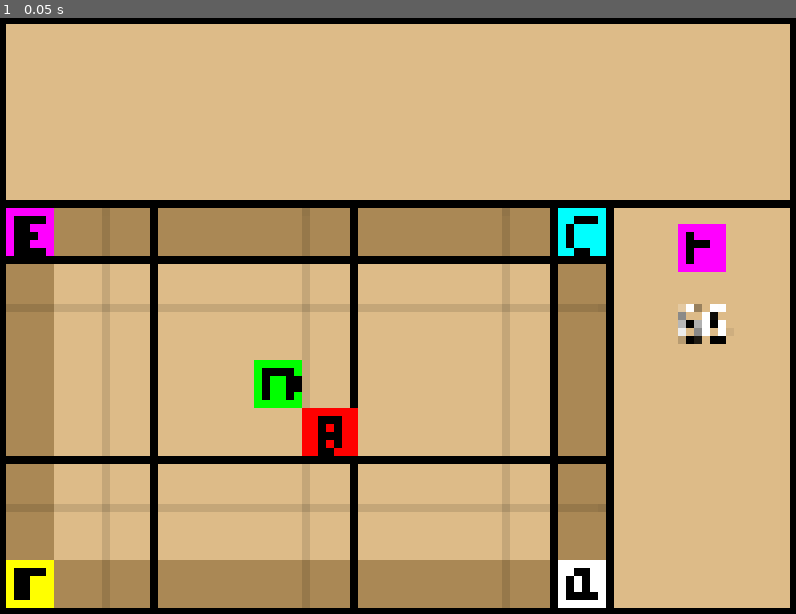
Above: before the commit, frame 1.
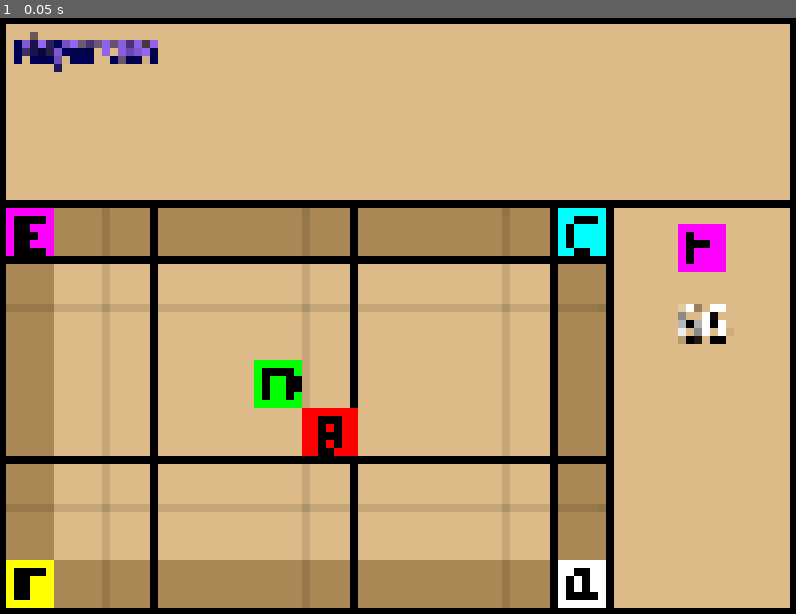
Above: after the commit, the same moment.

Repository: Infini-Creation/Ishid-O-Matic_Reborn
Game: Godot game, scene res://Scenes/game.tscn
Two runs of this game, one before a commit and one after it. Both use one fixed random seed, a clock stepped at 60 frames per second and the inputs below.
Inputs:
- Up to frame 1 (0.05 s): no input

The runs differ from the first frame. In frame 1, 0.7% of the frame differs, in the area x 1-20%, y 2-10%.

Commit message:
score & 4ways counters
- use signal to update score & 4ways count

Diff:
--- a/project/Scenes/game.tscn
+++ b/project/Scenes/game.tscn
@@ -1,12 +1,16 @@
-[gd_scene load_steps=8 format=3 uid="uid://y6wrq7owermg"]
+[gd_scene load_steps=11 format=3 uid="uid://y6wrq7owermg"]
 
 [ext_resource type="Texture2D" uid="uid://dfwg8qoeppdln" path="res://Arts/Gfx/Board/board.png" id="1_ah41p"]
 [ext_resource type="Script" path="res://Scripts/grid.gd" id="2_b52qq"]
+[ext_resource type="Script" path="res://Scripts/Player1Score.gd" id="2_p7qwq"]
 [ext_resource type="Script" path="res://Scripts/NextTileDisplay.gd" id="2_t061c"]
+[ext_resource type="Script" path="res://Scripts/Player1_4waysCounter.gd" id="3_3vvym"]
 [ext_resource type="Script" path="res://Scenes/TmpAvailDeckTiles.gd" id="3_y6n0w"]
 [ext_resource type="PackedScene" uid="uid://kljdgyody1hl" path="res://Scenes/game_over_panel.tscn" id="5_aflaq"]
 
-[sub_resource type="SystemFont" id="SystemFont_1hp08"]
+[sub_resource type="SystemFont" id="SystemFont_s6do4"]
+
+[sub_resource type="SystemFont" id="SystemFont_0g6ys"]
 
 [sub_resource type="SystemFont" id="SystemFont_vr8di"]
 
@@ -42,30 +46,71 @@
 [node name="VBoxContainer" type="VBoxContainer" parent="UI/HBoxContainer/Player1ScoreMargin"]
 layout_mode = 2
 
+[node name="Player1ScoreLabel" type="Label" parent="UI/HBoxContainer/Player1ScoreMargin/VBoxContainer"]
+layout_mode = 2
+theme_override_colors/font_color = Color(0.584314, 0.403922, 0.937255, 1)
+theme_override_colors/font_shadow_color = Color(0, 0, 0.352941, 1)
+theme_override_constants/shadow_offset_x = 2
+theme_override_constants/shadow_offset_y = 2
+theme_override_constants/outline_size = 4
+theme_override_constants/shadow_outline_size = 9
+theme_override_fonts/font = SubResource("SystemFont_s6do4")
+theme_override_font_sizes/font_size = 36
+text = "Player One"
+
 [node name="TextureRect" type="TextureRect" parent="UI/HBoxContainer/Player1ScoreMargin/VBoxContainer"]
+visible = false
 layout_mode = 2
 
 [node name="HBoxContainer" type="HBoxContainer" parent="UI/HBoxContainer/Player1ScoreMargin/VBoxContainer"]
 layout_mode = 2
 size_flags_vertical = 3
+alignment = 1
 
 [node name="Score" type="RichTextLabel" parent="UI/HBoxContainer/Player1ScoreMargin/VBoxContainer/HBoxContainer"]
+custom_minimum_size = Vector2(120, 0)
 layout_mode = 2
-theme_override_colors/default_color = Color(0, 0, 0, 1)
-theme_override_fonts/normal_font = SubResource("SystemFont_1hp08")
-theme_override_font_sizes/normal_font_size = 24
-text = "----AAAA	"
+theme_override_colors/default_color = Color(0.878431, 0.878431, 0.878431, 1)
+theme_override_colors/font_shadow_color = Color(0, 0, 0, 1)
+theme_override_constants/shadow_offset_x = 3
+theme_override_constants/shadow_offset_y = 3
+theme_override_fonts/normal_font = SubResource("SystemFont_0g6ys")
+theme_override_font_sizes/normal_font_size = 36
+text = "-----"
 fit_content_height = true
 scroll_active = false
 autowrap_mode = 0
 shortcut_keys_enabled = false
-visible_characters = 6
-visible_ratio = 0.666667
+meta_underlined = false
+hint_underlined = false
+deselect_on_focus_loss_enabled = false
+visible_characters = 4
+visible_ratio = 0.8
+script = ExtResource("2_p7qwq")
 
 [node name="4waysSymbol" type="TextureRect" parent="UI/HBoxContainer/Player1ScoreMargin/VBoxContainer/HBoxContainer"]
 layout_mode = 2
 
 [node name="4waysCounter" type="RichTextLabel" parent="UI/HBoxContainer/Player1ScoreMargin/VBoxContainer/HBoxContainer"]
+custom_minimum_size = Vector2(120, 0)
+layout_mode = 2
+theme_override_colors/default_color = Color(0.878431, 0.878431, 0.878431, 1)
+theme_override_colors/font_shadow_color = Color(0, 0, 0, 1)
+theme_override_constants/shadow_offset_x = 3
+theme_override_constants/shadow_offset_y = 3
+theme_override_fonts/normal_font = SubResource("SystemFont_0g6ys")
+theme_override_font_sizes/normal_font_size = 36
+text = "--"
+fit_content_height = true
+scroll_active = false
+autowrap_mode = 0
+shortcut_keys_enabled = false
+visible_characters = 1
+visible_ratio = 0.666667
+script = ExtResource("3_3vvym")
+
+[node name="4waysCounter1" type="RichTextLabel" parent="UI/HBoxContainer/Player1ScoreMargin/VBoxContainer/HBoxContainer"]
+visible = false
 layout_mode = 2
 
 [node name="LogoMargin" type="MarginContainer" parent="UI/HBoxContainer"]
@@ -129,3 +174,5 @@
 [connection signal="preview_tile" from="grid" to="UI/VBoxContainer/MarginContainer/NextTileDisplay" method="_on_grid_preview_tile"]
 [connection signal="tile_picked" from="grid" to="UI/VBoxContainer/TmpAvailDeckTiles" method="_on_grid_tile_picked"]
 [connection signal="tile_placed" from="grid" to="grid" method="_on_tile_placed"]
+[connection signal="update_p1_fourways" from="grid" to="UI/HBoxContainer/Player1ScoreMargin/VBoxContainer/HBoxContainer/4waysCounter" method="_on_grid_update_p_1_fourways"]
+[connection signal="update_p1_score" from="grid" to="UI/HBoxContainer/Player1ScoreMargin/VBoxContainer/HBoxContainer/Score" method="_on_grid_update_p_1_score"]
--- /dev/null
+++ b/project/Scripts/Player1Score.gd
@@ -0,0 +1,4 @@
+extends RichTextLabel
+
+func _on_grid_update_p_1_score(score : int):
+	text = "%4d" % score
--- /dev/null
+++ b/project/Scripts/Player1_4waysCounter.gd
@@ -0,0 +1,4 @@
+extends RichTextLabel
+
+func _on_grid_update_p_1_fourways(count : int):
+	text = "%2d" % count
--- a/project/Scripts/grid.gd
+++ b/project/Scripts/grid.gd
@@ -31,6 +31,9 @@
 signal tile_placed
 signal game_end
 signal user_quit
+signal update_p1_score
+signal update_p1_fourways
+
 
 var avail_tile_colors = { "color1" : Color(221,0,221,1), "color2" : Color(0,204,204,1), "color3" : Color(221,0,0,1), "color4" : Color(17,85,255,1), "color5" : Color(0,170,0,1), "color6" : Color(238,170,0,1)}
 
@@ -430,6 +433,8 @@
 	if (score == 4):
 		player1Score += FourWaysBonus[FourWaysCount]
 		FourWaysCount += 1
+		update_p1_fourways.emit(FourWaysCount)
+	update_p1_score.emit(player1Score)
 	debug("US: Player1 score=" + str(player1Score) + "(4wc="+str(FourWaysCount)+")")
 
 
